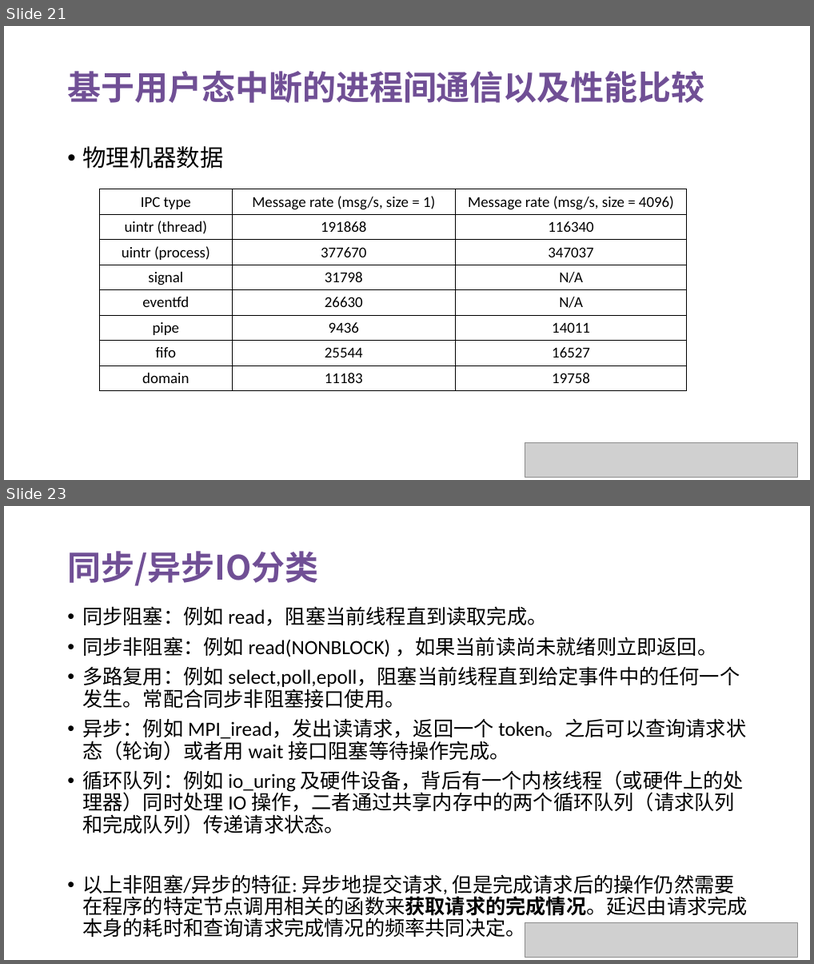
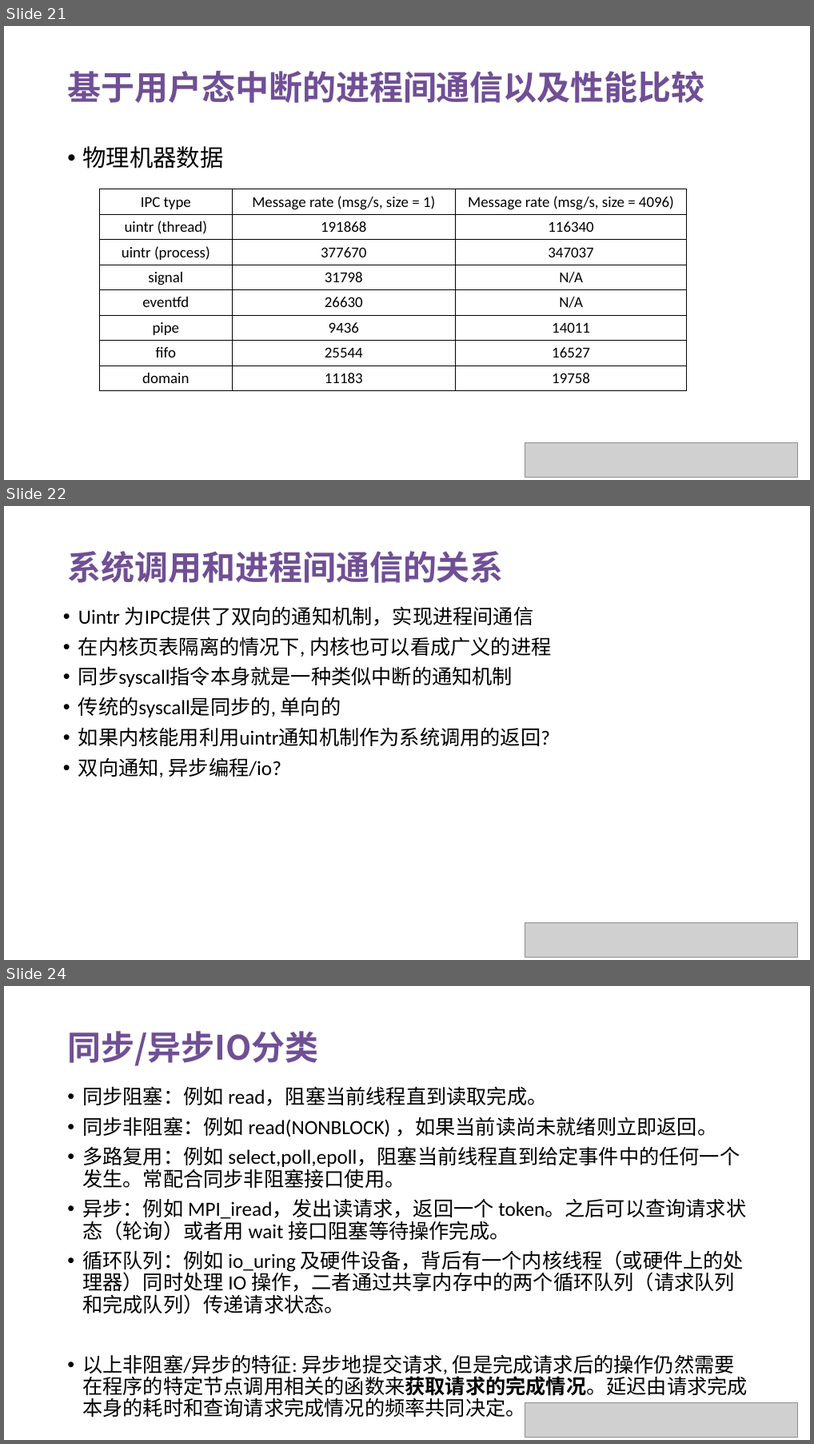
Before and after one commit to OS-F-4/usr-intr, a slide deck: 技术交流报告.pptx. Shown one above the other, each under a label of ours: slides 21 and 23 before the commit, slides 21, 22 and 24 after it; the slides between them are not shown. The pictures are 814x964 and 814x1444 pixels, drawn with LibreOffice and Linux fonts; fonts in the diff are those of the drawing; grey boxes stand for pictures. Boxes give left, top, right and bottom in pixels: in the first picture for what was removed or moved away, otherwise in the second. Text is boxed around its words. In the diff, an @@ line names an element or a change of style, - is before the commit and + after.

```diff
--- a/技术交流报告.pptx
+++ b/技术交流报告.pptx
@@ slide 22 added at (4,506,810,960), background #FFFFFF @@
@@ text added at (67,551,503,583), 40 pt, text #704F95, bold @@
+系统调用和进程间通信的关系
@@ text added at (78,606,551,777), 24 pt, text #000000 @@
+• Uintr 为IPC提供了双向的通知机制，实现进程间通信
+• 在内核页表隔离的情况下, 内核也可以看成广义的进程
+• 同步syscall指令本身就是一种类似中断的通知机制
+• 传统的syscall是同步的, 单向的
+• 如果内核能用利用uintr通知机制作为系统调用的返回?
+• 双向通知, 异步编程/io?
@@ picture added at (526,923,798,956) @@
@@ what was slide 23 is now slide 24 @@
```
Also in this commit, not shown: 4 slides changed, 1 other slide added, 4 other files.
